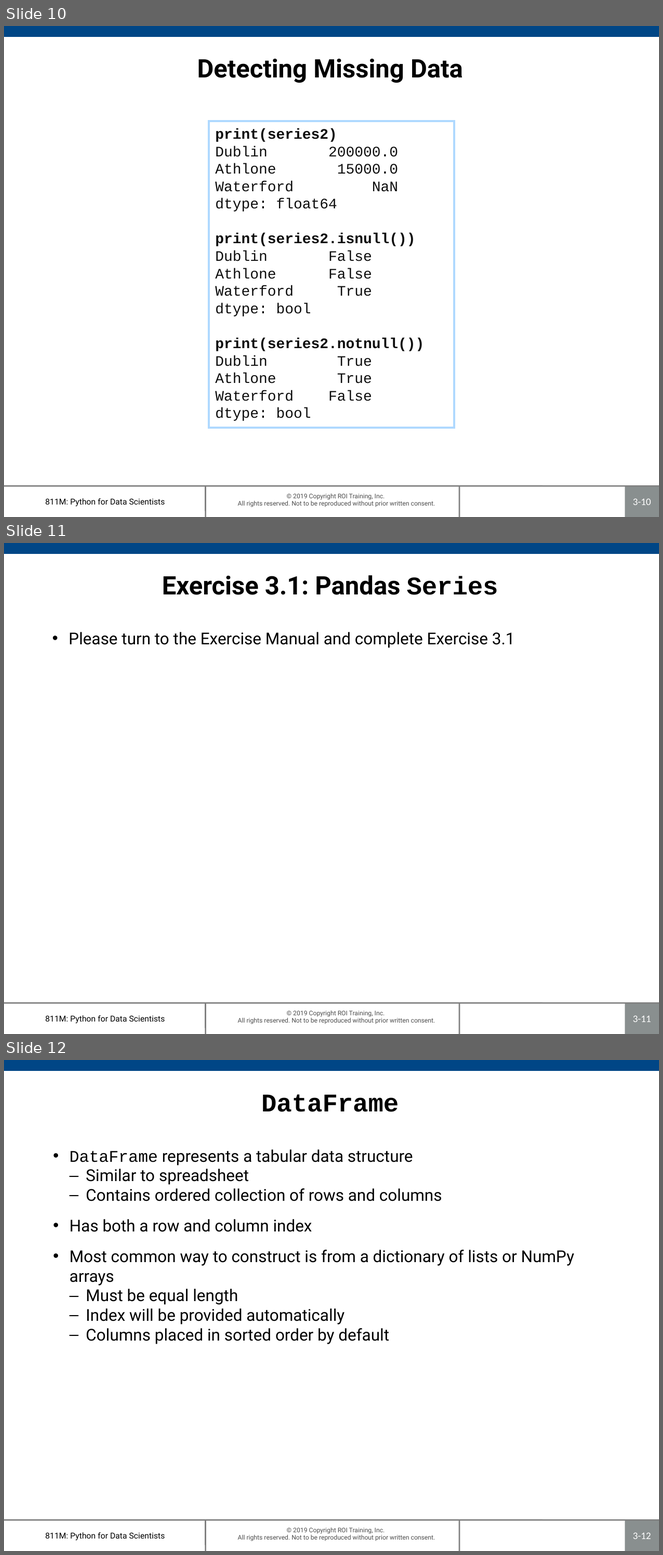
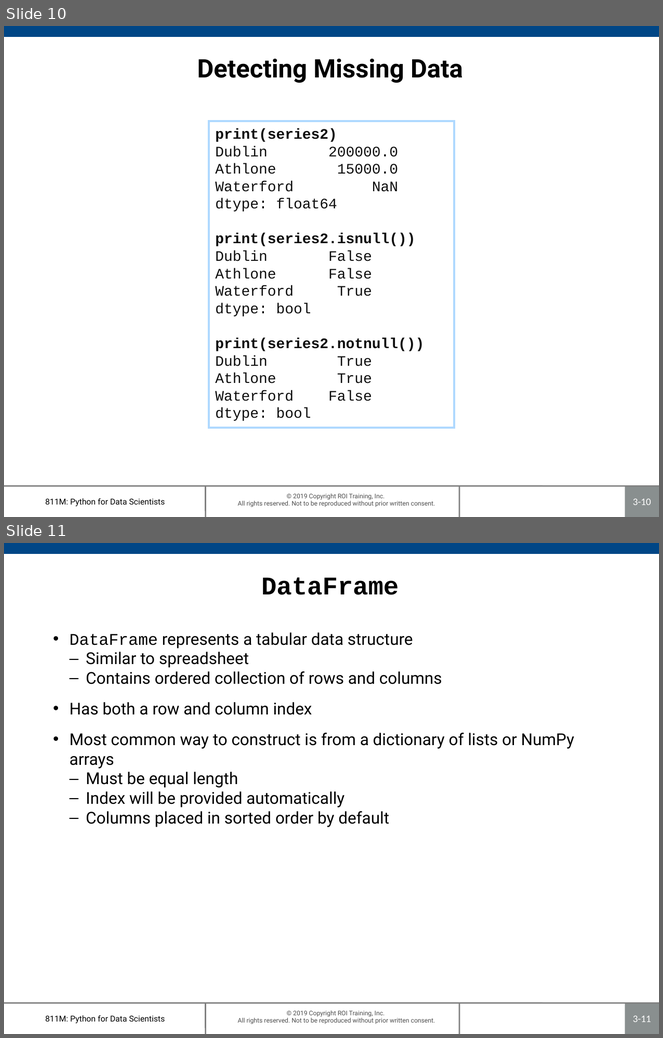
Before and after one commit to roitraining/PythonProgram, a slide deck: Day3-Pandas/Ch03-Pandas.pptx. Shown one above the other, each under a label of ours: slides 10, 11 and 12 before the commit, slides 10 and 11 after it. The pictures are 663x1555 and 663x1038 pixels, drawn with LibreOffice and Linux fonts; fonts in the diff are those of the drawing; background and template pictures are left out. Boxes give left, top, right and bottom in pixels: in the first picture for what was removed or moved away, otherwise in the second. Text is boxed around its words. In the diff, an @@ line names an element or a change of style, - is before the commit and + after.

```diff
--- a/Day3-Pandas/Ch03-Pandas.pptx
+++ b/Day3-Pandas/Ch03-Pandas.pptx
@@ slide 11 removed at (x1=4, y1=543, x2=659, y2=1034), background #FFFFFF; not listed: 7 template elements that a slide beside it also shows @@
@@ title removed at (x1=162, y1=575, x2=499, y2=595) @@
-Exercise 3.1: Pandas Series
@@ text removed at (x1=68, y1=632, x2=515, y2=648) @@
-• Please turn to the Exercise Manual and complete Exercise 3.1
@@ what was slide 12 is now slide 11 @@
@@ page number at (x1=633, y1=1016, x2=651, y2=1022): text changed @@
-3-12
+3-11
```
Also in this commit, not shown: 8 slides changed, 1 other slide removed, 1 other file.
